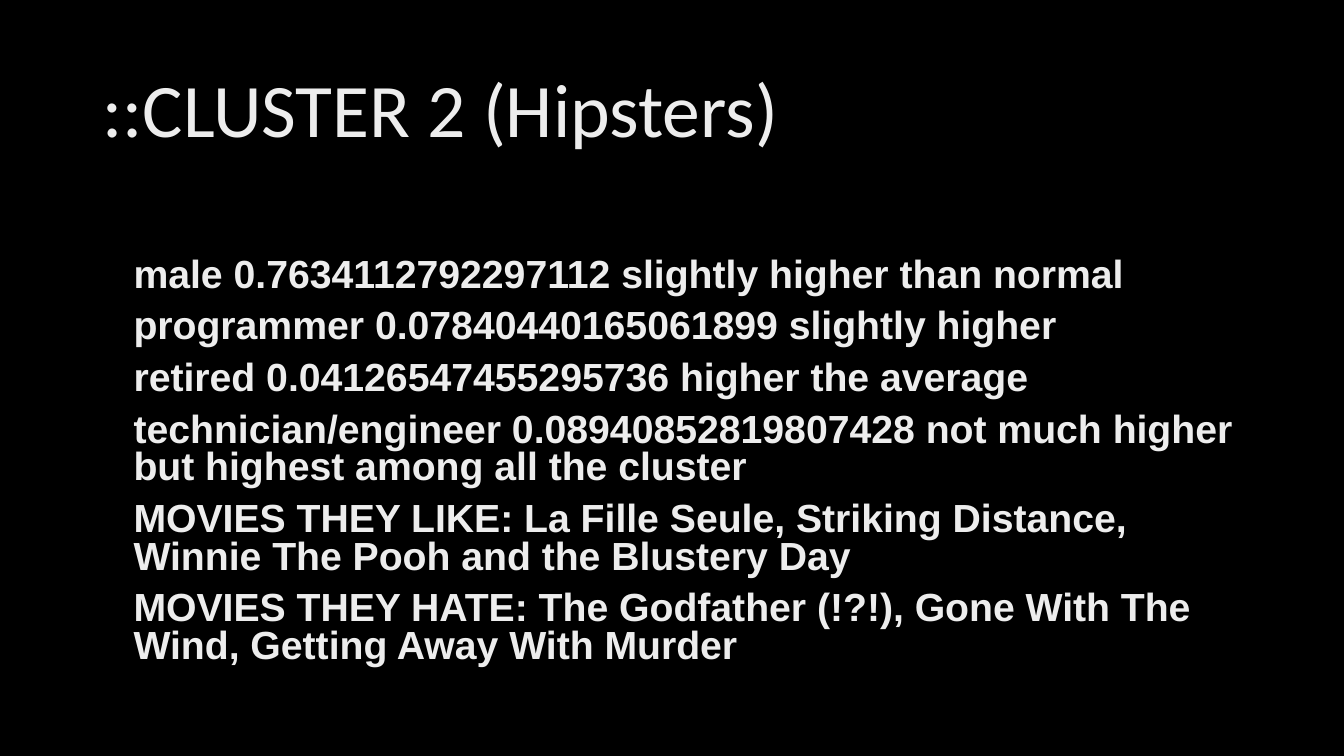
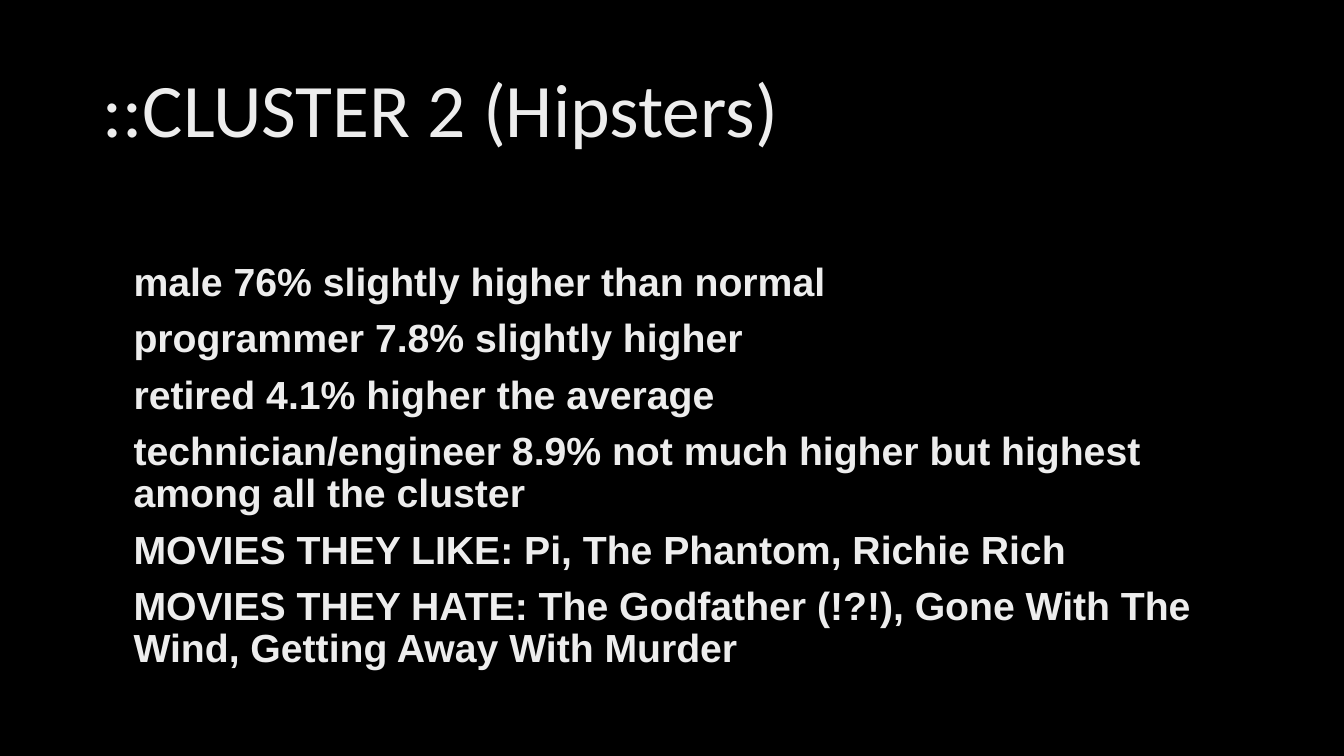
Before and after one commit to ahmed-k/CS757FinalProject, a slide deck: slide 13 of documentation/CS757 - Final Project Presentation.pptx. Drawn at 1344x756 pixels with LibreOffice and Linux fonts; fonts in the diff are those of the drawing; background and template pictures are left out. Boxes give left, top, right and bottom in pixels: in the first picture for what was removed or moved away, otherwise in the second. Text is boxed around its words. In the diff, an @@ line names an element or a change of style, - is before the commit and + after.

```diff
--- a/documentation/CS757 - Final Project Presentation.pptx
+++ b/documentation/CS757 - Final Project Presentation.pptx
@@ text at (x1=134, y1=267, x2=1140, y2=570): text changed @@
-male 0.7634112792297112 slightly higher than normal
-programmer 0.07840440165061899 slightly higher
-retired 0.04126547455295736 higher the average
-technician/engineer 0.08940852819807428 not much higher but highest among all the cluster
-MOVIES THEY LIKE: La Fille Seule, Striking Distance, Winnie The Pooh and the Blustery Day
+male 76% slightly higher than normal
+programmer 7.8% slightly higher
+retired 4.1% higher the average
+technician/engineer 8.9% not much higher but highest among all the cluster
+MOVIES THEY LIKE: Pi, The Phantom, Richie Rich
@@ text at (x1=134, y1=591, x2=1191, y2=670): line spacing 0.8 to 0.9 @@
```
Also in this commit, not shown: 14 other slides changed, 2 slides added, 1 other file.
